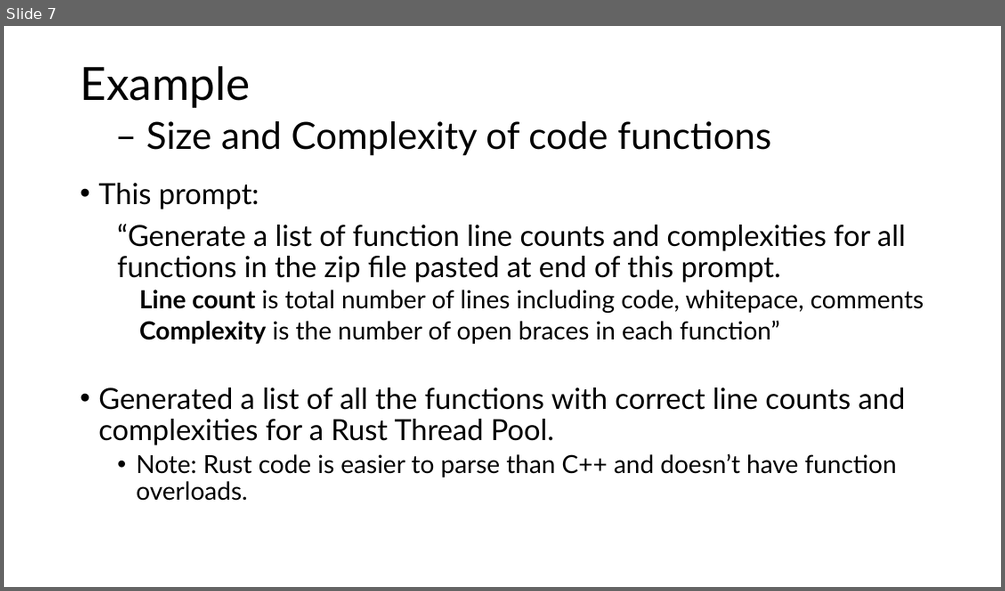
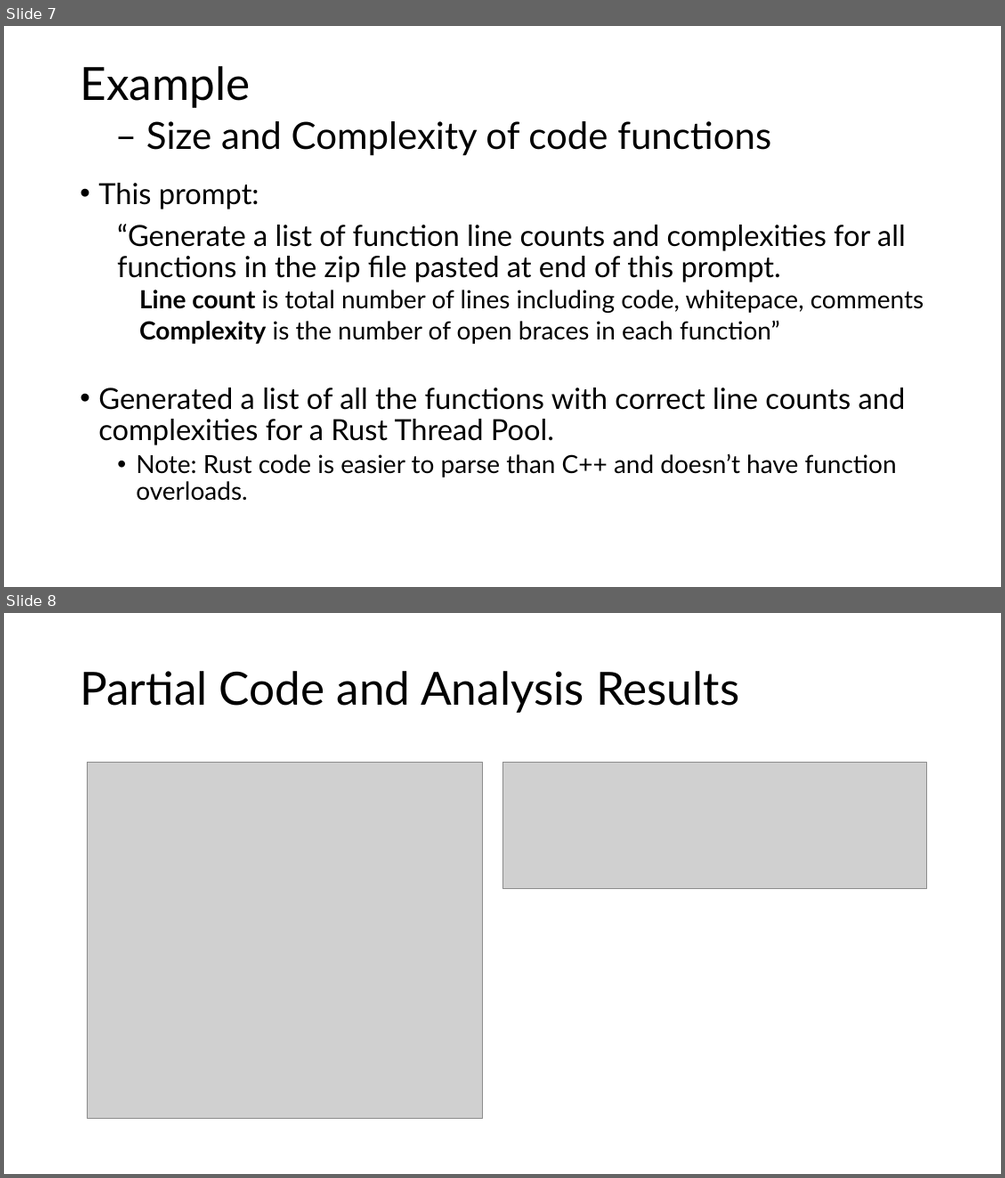
Before and after one commit to JimFawcett/NewSite, a slide deck: documents/AI Chat Bots.pptx. Shown one above the other, each under a label of ours: slide 7 before the commit, slides 7 and 8 after it. The pictures are 1005x591 and 1005x1178 pixels, drawn with LibreOffice and Linux fonts; fonts in the diff are those of the drawing; grey boxes stand for pictures. Boxes give left, top, right and bottom in pixels: in the first picture for what was removed or moved away, otherwise in the second. Text is boxed around its words. In the diff, an @@ line names an element or a change of style, - is before the commit and + after.

Commit message:
added page with partial results

```diff
--- a/documents/AI Chat Bots.pptx
+++ b/documents/AI Chat Bots.pptx
@@ slide 8 added at [4,613,1001,1174], background #FFFFFF @@
@@ title added at [80,671,739,713], 44 pt, text #000000 @@
+Partial Code and Analysis Results
@@ picture added at [87,763,483,1119] @@
@@ picture added at [502,763,927,889] @@
```
Also in this commit, not shown: 1 other file.
